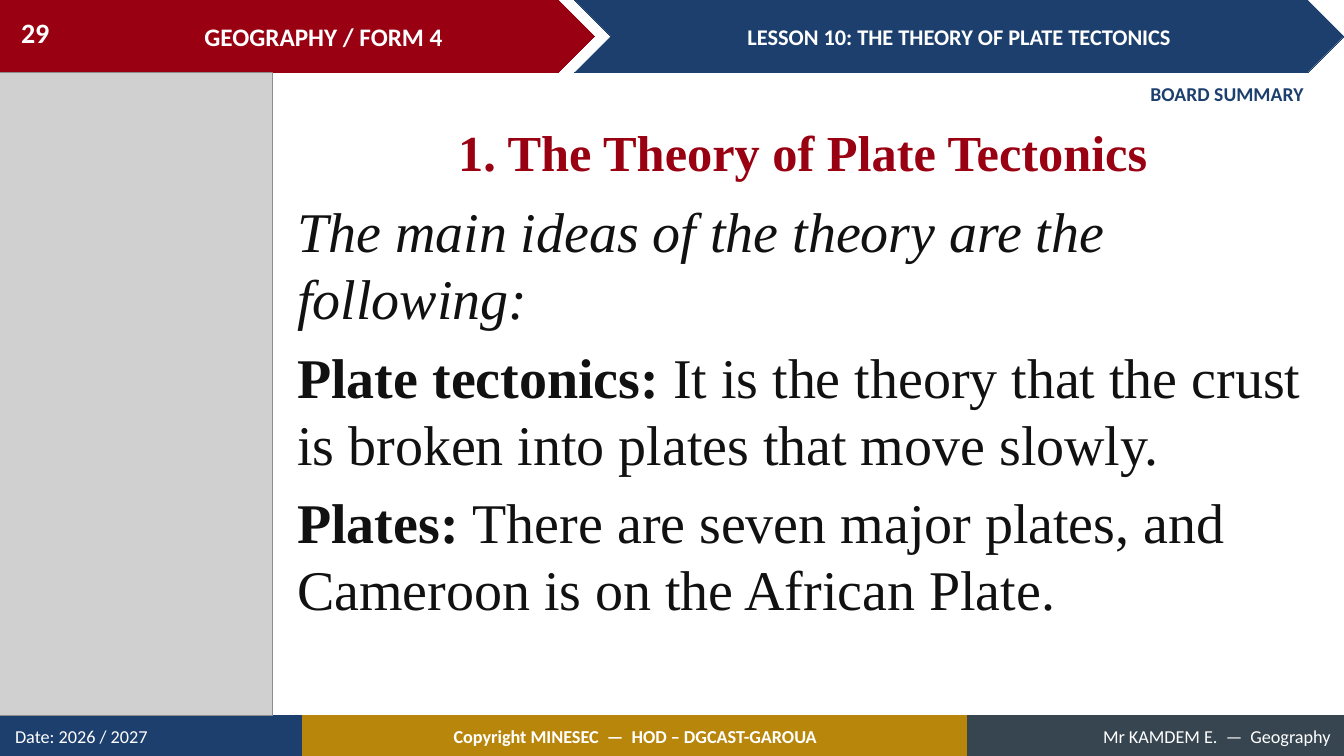
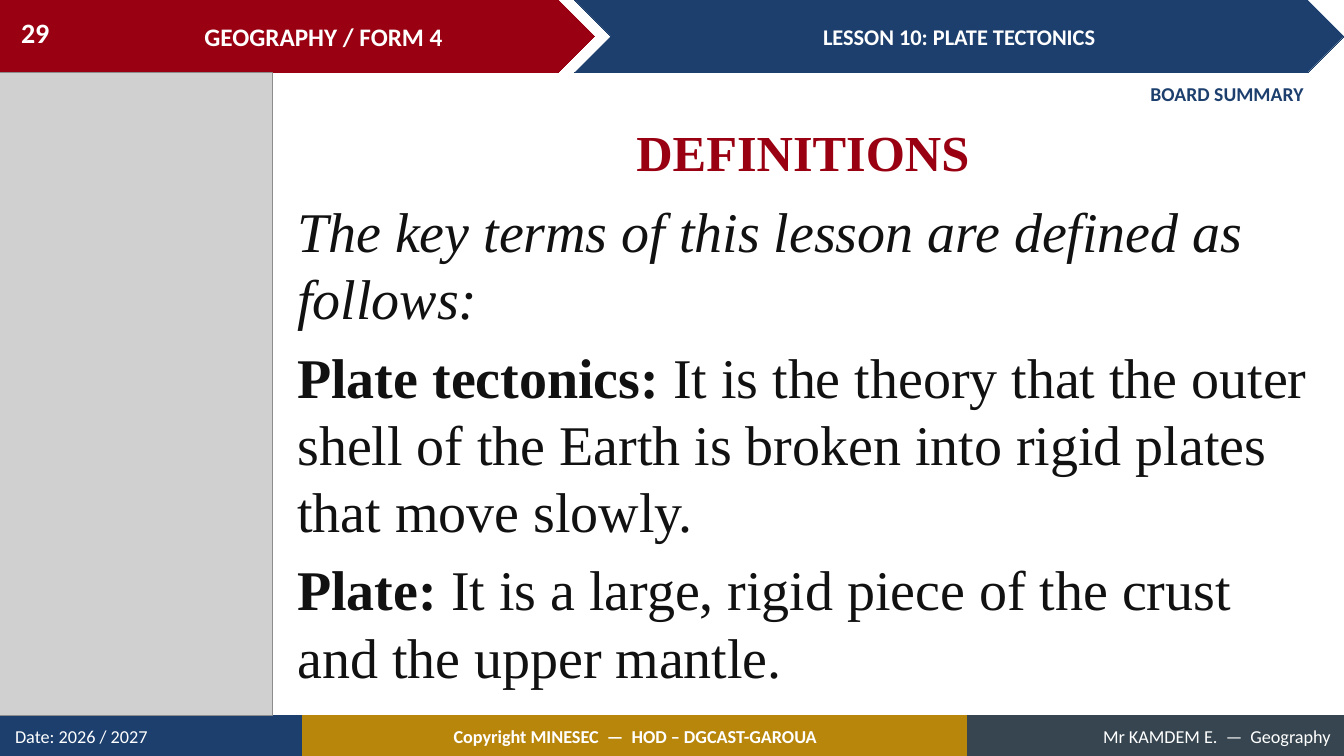
Before and after one commit to Berthautk/linea-github, a slide deck: slide 29 of lecons/F3/13_FORM4_LESSON10_Plate_Tectonics.pptx. Drawn at 1344x756 pixels with LibreOffice and Linux fonts; fonts in the diff are those of the drawing; grey boxes stand for pictures. Boxes give left, top, right and bottom in pixels: in the first picture for what was removed or moved away, otherwise in the second. Text is boxed around its words. In the diff, an @@ line names an element or a change of style, - is before the commit and + after.

```diff
--- a/lecons/F3/13_FORM4_LESSON10_Plate_Tectonics.pptx
+++ b/lecons/F3/13_FORM4_LESSON10_Plate_Tectonics.pptx
@@ text in chevron at (823,30,1095,45): text changed @@
-LESSON 10: THE THEORY OF PLATE TECTONICS
+LESSON 10: PLATE TECTONICS
@@ text at (636,137,969,172): text changed @@
-1. The Theory of Plate Tectonics
+DEFINITIONS
@@ text at (297,212,1307,688): text changed @@
-The main ideas of the theory are the following:
-Plate tectonics: It is the theory that the crust is broken into plates that move slowly.
-Plates: There are seven major plates, and Cameroon is on the African Plate.
+The key terms of this lesson are defined as follows:
+Plate tectonics: It is the theory that the outer shell of the Earth is broken into rigid plates that move slowly.
+Plate: It is a large, rigid piece of the crust and the upper mantle.
```
Also in this commit, not shown: 42 other slides changed, 5 slides added, 2 slides removed, 15 other files.
